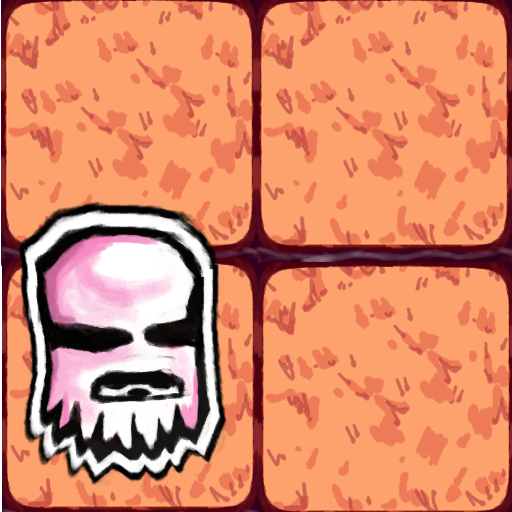
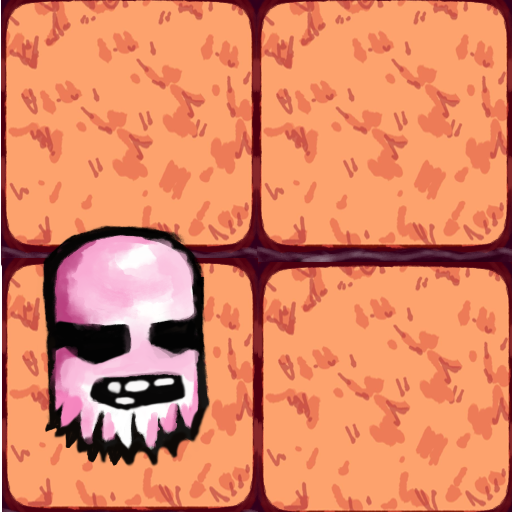
The second 512x512 image is a revision of the first. Changes to its layers:
added group "Group 8" with 3 layers above "Paint Layer 4" over bbox(18, 201, 228, 492)
moved "Paint Layer 5 Merged" (2nd of 4, in "Group 8") into group "Group 8", painted on it over bbox(18, 201, 228, 492)
hid "Paint Layer 5 Merged" (3rd of 4, in "Group 8"), moved it into group "Group 8", painted on it over bbox(18, 201, 228, 492)
hid "Paint Layer 5 Merged" (4th of 4, in "Group 8"), moved it into group "Group 8", painted on it over bbox(18, 201, 228, 492)
